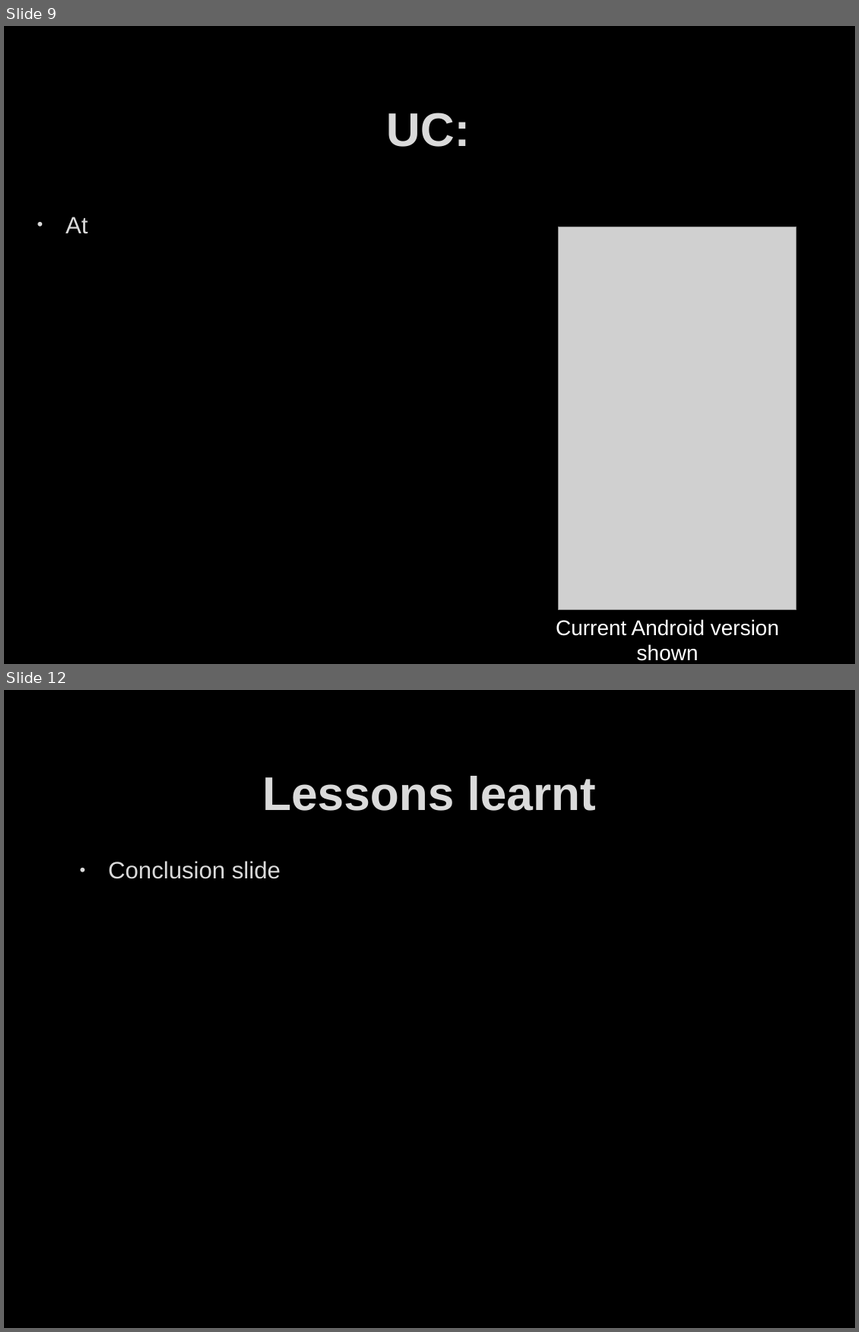
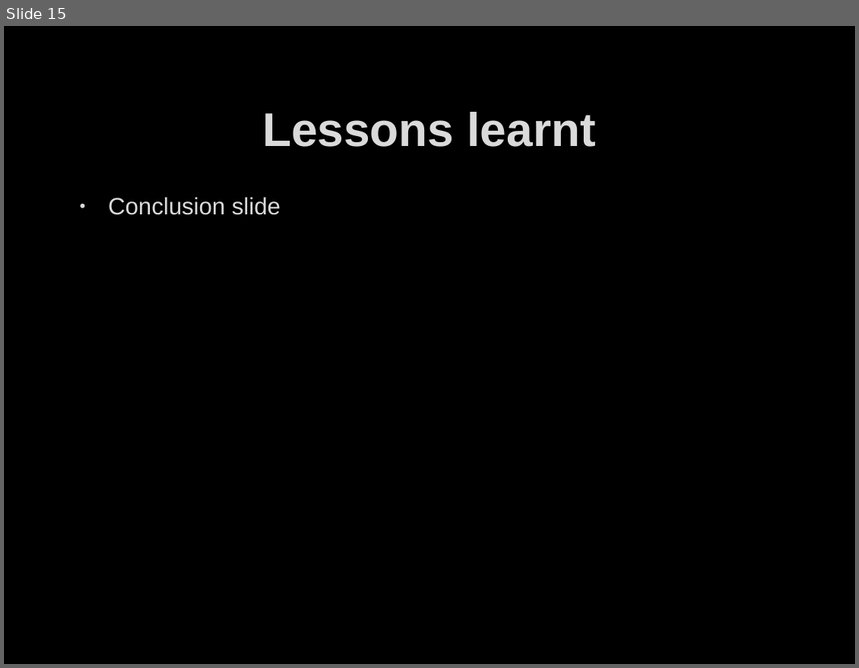
Before and after one commit to ddave2122/Group6, a slide deck: MobAppFinalPresent.pptx. Shown one above the other, each under a label of ours: slides 9 and 12 before the commit, slide 15 after it; the slides between them are not shown. The pictures are 859x1332 and 859x668 pixels, drawn with LibreOffice and Linux fonts; fonts in the diff are those of the drawing; grey boxes stand for pictures; background and template pictures are left out. Boxes give left, top, right and bottom in pixels: in the first picture for what was removed or moved away, otherwise in the second. Text is boxed around its words. In the diff, an @@ line names an element or a change of style, - is before the commit and + after.

```diff
--- a/MobAppFinalPresent.pptx
+++ b/MobAppFinalPresent.pptx
@@ slide 9 removed at box(4, 26, 855, 664), background picture (left out) @@
@@ title removed at box(386, 113, 470, 147) @@
-UC:
@@ text removed at box(66, 217, 88, 234) @@
-• At
@@ picture removed at box(559, 227, 797, 610) @@
@@ text removed at box(556, 620, 779, 661) @@
-Current Android version shown
@@ what was slide 12 is now slide 15 @@
```
Also in this commit, not shown: 9 slides added, 5 other slides removed, 1 other file.
